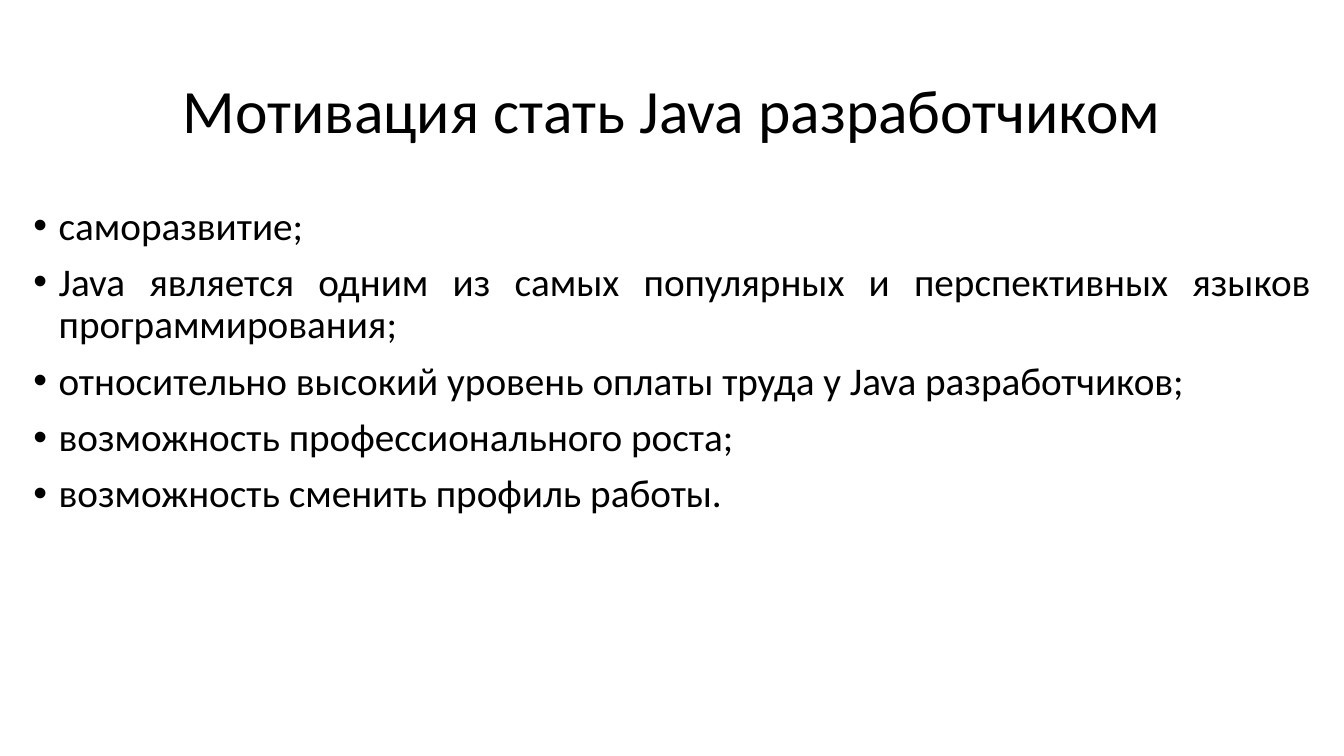
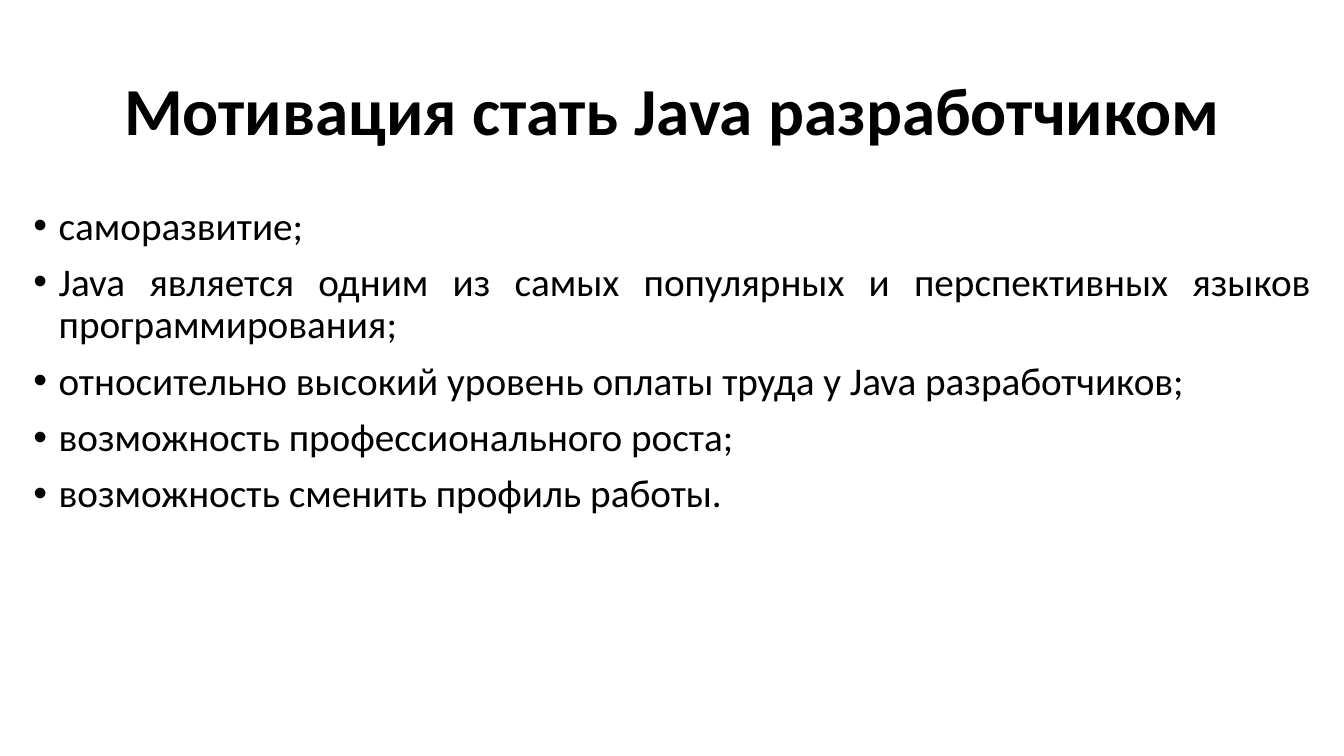
Before and after one commit to DEdKorolev/sushishop, a slide deck: slide 3 of Разработка cайта для магазина роллов и суши.pptx. Drawn at 1344x756 pixels with LibreOffice and Linux fonts; fonts in the diff are those of the drawing. Boxes give left, top, right and bottom in pixels: in the first picture for what was removed or moved away, otherwise in the second. Text is boxed around its words. In the diff, an @@ line names an element or a change of style, - is before the commit and + after.

```diff
--- a/Разработка cайта для магазина роллов и суши.pptx
+++ b/Разработка cайта для магазина роллов и суши.pptx
@@ title "Мотивация стать Java разработчиком" at (124, 88, 1219, 146): size 44 to 48 pt, bold on @@
```
Also in this commit, not shown: 5 other slides changed, 1 slide added, 7 other files.
